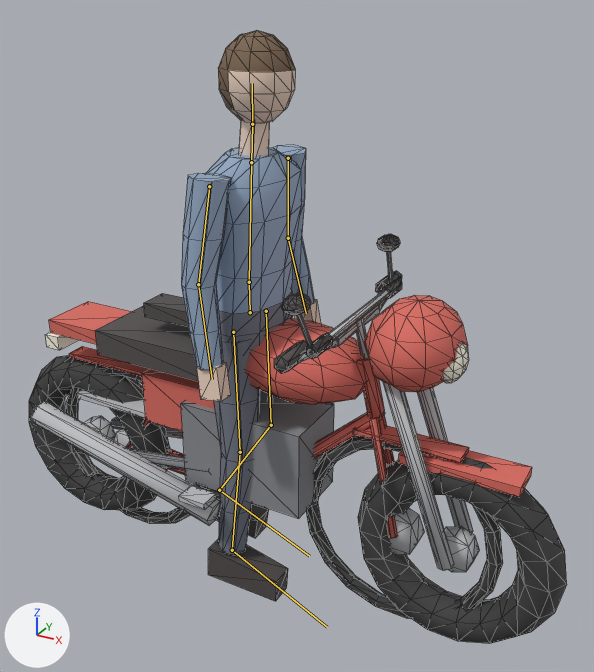
The glTF model public/figures.glb as it was, and as the next commit left it.
Camera for both pictures: a 50 mm camera at (1.28, -2.02, 1.93) aimed at (0.13, 0.07, 0.89). Arrows for +X, +Y and +Z are at lower left; the lights stay in place. The older version comes first. Both versions are drawn at frame 0 of the action 'walk'; the numbers are the values there. The bones that bend it are drawn over the model as lines. Mesh edges are drawn as thin lines.

The first picture shows 'Bike', 'Figure', 'Moto'.
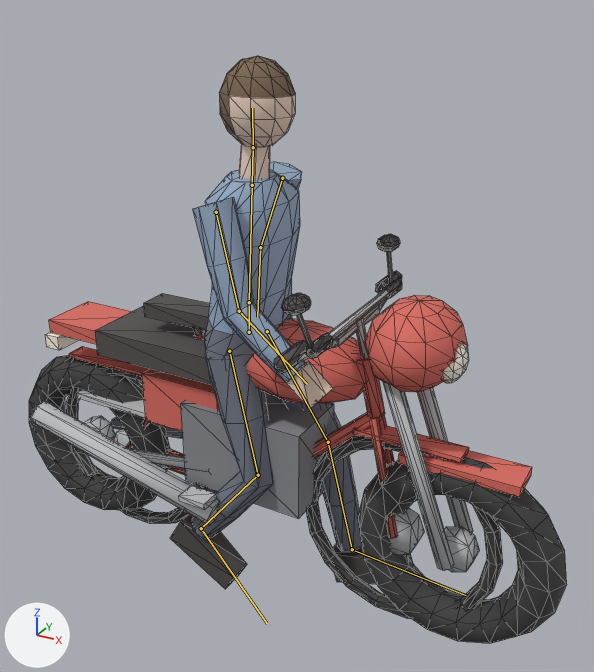
Where the change shows, as pixel boxes [x1, y1, x2, y2] in the pictures (594 x 672 px):
```json
{"object": "Figure", "change": "posed", "before": [181, 30, 321, 602], "after": [170, 56, 413, 589], "on screen": "73% wider, 7% shorter"}
{"bone": "hips", "before": "(250, 312) to (249, 282)", "after": "(249, 332) to (249, 302)"}
{"bone": "spine", "before": "(249, 282) to (251, 162)", "after": "(249, 302) to (252, 185)"}
{"bone": "head", "before": "(252, 124) to (252, 83)", "after": "(253, 147) to (252, 108)"}
{"bone": "upper_arm.L", "before": "(288, 158) to (288, 238)", "after": "(282, 178) to (260, 247)"}
{"bone": "upper_arm.R", "before": "(209, 186) to (198, 284)", "after": "(216, 212) to (239, 311)"}
{"bone": "forearm.R", "before": "(198, 284) to (212, 379)", "after": "(239, 311) to (307, 384)"}
{"bone": "thigh.L", "before": "(266, 311) to (271, 425)", "after": "(267, 331) to (328, 442)"}
{"bone": "shin.L", "before": "(271, 425) to (219, 490)", "after": "(328, 442) to (352, 549)"}
{"bone": "foot.L", "before": "(219, 490) to (309, 556)", "after": "(352, 549) to (466, 595)"}
{"bone": "thigh.R", "before": "(233, 332) to (240, 452)", "after": "(229, 351) to (258, 475)"}
{"bone": "shin.R", "before": "(240, 452) to (232, 550)", "after": "(258, 475) to (201, 528)"}
{"bone": "foot.R", "before": "(232, 550) to (327, 627)", "after": "(201, 528) to (267, 623)"}
```

Edits to the scene script, one JSON object a line:
```json
{"block": "bone_hips", "where": "bone_hips = bpy.data.objects['Rig'].pose.bones['hips']"}
{"op": "set", "path": "bone_hips.location", "old": "(0.0, 0.006, 0.0)", "new": "(0.0, -0.058, 0.008)"}
{"op": "set", "path": "bone_hips.rotation_quaternion", "old": "(1.0, 0.0, 0.0, 0.0)", "new": "(0.999, -0.011, -0.05, -0.011)", "note": "degrees (0, 0, 0) -> degrees (-1, -6, -1)"}
{"block": "bone_spine", "where": "bone_spine = bpy.data.objects['Rig'].pose.bones['spine']  # child of 'hips'"}
{"op": "set", "path": "bone_spine.rotation_quaternion", "old": "(1.0, 0.0, 0.0, -0.025)", "new": "(0.995, 0.01, 0.095, -0.016)", "note": "degrees (0, 0, -3) -> degrees (1, 11, -2)"}
{"block": "bone_head", "where": "bone_head = bpy.data.objects['Rig'].pose.bones['head']  # child of 'neck'"}
{"op": "set", "path": "bone_head.rotation_quaternion", "old": "(1.0, 0.0, 0.0, 0.017)", "new": "(0.999, 0.001, -0.045, 0.016)", "note": "degrees (0, 0, 2) -> degrees (0, -5, 2)"}
{"block": "bone_upper_arm_l", "where": "bone_upper_arm_l = bpy.data.objects['Rig'].pose.bones['upper_arm.L']  # child of 'spine'"}
{"op": "set", "path": "bone_upper_arm_l.rotation_quaternion", "old": "(0.999, 0.04, -0.001, -0.001)", "new": "(0.988, 0.05, 0.014, 0.144)", "note": "degrees (5, 0, 0) -> degrees (6, 1, 17)"}
{"block": "bone_upper_arm_r", "where": "bone_upper_arm_r = bpy.data.objects['Rig'].pose.bones['upper_arm.R']  # child of 'spine'"}
{"op": "set", "path": "bone_upper_arm_r.rotation_quaternion", "old": "(0.999, -0.04, 0.001, 0.002)", "new": "(0.98, -0.051, 0.022, -0.193)", "note": "degrees (-5, 0, 0) -> degrees (-6, 1, -22)"}
{"block": "bone_forearm_r", "where": "bone_forearm_r = bpy.data.objects['Rig'].pose.bones['forearm.R']  # child of 'upper_arm.R'"}
{"op": "set", "path": "bone_forearm_r.rotation_quaternion", "old": "(0.995, 0.004, 0.003, -0.1)", "new": "(0.966, 0.011, 0.009, -0.259)", "note": "degrees (0, 0, -11) -> degrees (1, 1, -30)"}
{"block": "bone_thigh_l", "where": "bone_thigh_l = bpy.data.objects['Rig'].pose.bones['thigh.L']  # child of 'hips'"}
{"op": "set", "path": "bone_thigh_l.rotation_quaternion", "old": "(1.0, 0.0, 0.0, 0.0)", "new": "(0.963, 0.056, 0.0, -0.265)", "note": "degrees (0, 0, 0) -> degrees (6, 2, -31)"}
{"block": "bone_shin_l", "where": "bone_shin_l = bpy.data.objects['Rig'].pose.bones['shin.L']  # child of 'thigh.L'"}
{"op": "set", "path": "bone_shin_l.rotation_quaternion", "old": "(0.961, 0.008, 0.0, 0.276)", "new": "(0.992, -0.027, 0.0, 0.119)", "note": "degrees (1, 0, 32) -> degrees (-3, 0, 14)"}
{"block": "bone_foot_l", "where": "bone_foot_l = bpy.data.objects['Rig'].pose.bones['foot.L']  # child of 'shin.L'"}
{"op": "set", "path": "bone_foot_l.rotation_quaternion", "old": "(0.961, 0.256, 0.0, -0.105)", "new": "(0.999, 0.035, 0.0, 0.038)", "note": "degrees (29, 3, -12) -> degrees (4, 0, 4)"}
{"block": "bone_thigh_r", "where": "bone_thigh_r = bpy.data.objects['Rig'].pose.bones['thigh.R']  # child of 'hips'"}
{"op": "set", "path": "bone_thigh_r.rotation_quaternion", "old": "(1.0, 0.0, 0.0, 0.0)", "new": "(-0.993, -0.01, 0.0, 0.121)", "note": "degrees (0, 0, 0) -> degrees (1, 0, -14)"}
{"block": "bone_shin_r", "where": "bone_shin_r = bpy.data.objects['Rig'].pose.bones['shin.R']  # child of 'thigh.R'"}
{"op": "set", "path": "bone_shin_r.rotation_quaternion", "old": "(0.999, 0.001, 0.0, 0.04)", "new": "(0.905, 0.02, 0.0, 0.424)", "note": "degrees (0, 0, 5) -> degrees (2, -1, 50)"}
{"block": "bone_foot_r", "where": "bone_foot_r = bpy.data.objects['Rig'].pose.bones['foot.R']  # child of 'shin.R'"}
{"op": "set", "path": "bone_foot_r.rotation_quaternion", "old": "(1.0, 0.013, 0.0, -0.005)", "new": "(0.996, 0.09, 0.0, -0.004)", "note": "degrees (1, 0, -1) -> degrees (10, 0, 0)"}
```
